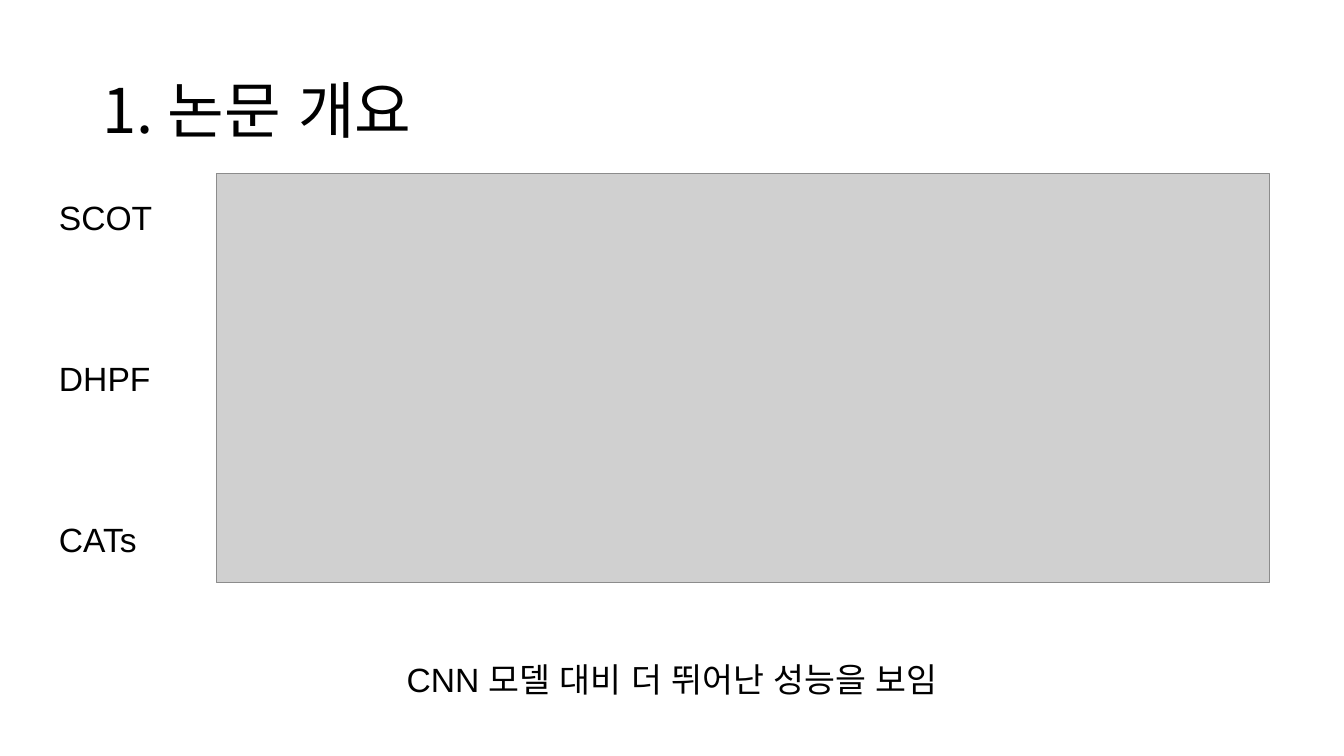
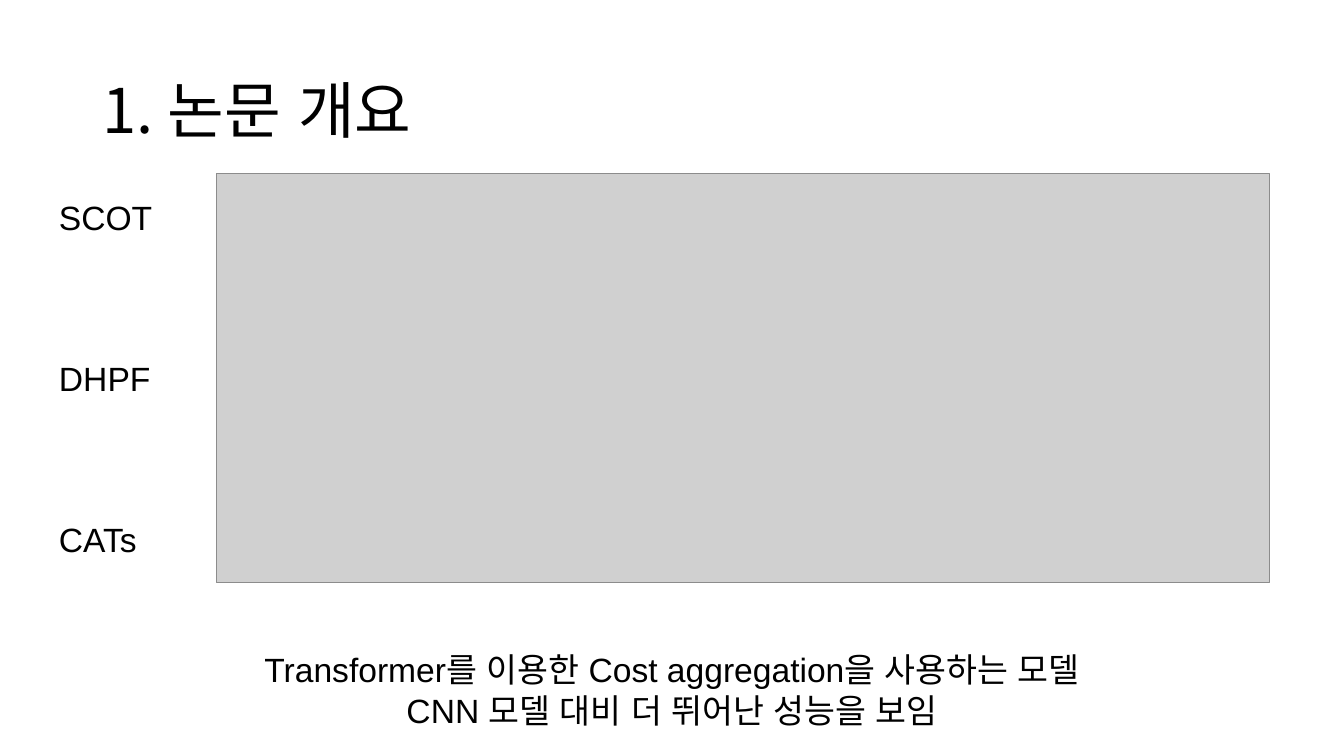
Before and after one commit to chroion/paper-review, a slide deck: slide 3 of CATs++ Boosting Cost Aggregation with Convolutions and Transformers/CATs++ Boosting Cost Aggregation with Convolutions and Transformers.pptx. Drawn at 1344x756 pixels with LibreOffice and Linux fonts; fonts in the diff are those of the drawing; grey boxes stand for pictures. Boxes give left, top, right and bottom in pixels: in the first picture for what was removed or moved away, otherwise in the second. Text is boxed around its words. In the diff, an @@ line names an element or a change of style, - is before the commit and + after.

```diff
--- a/CATs++ Boosting Cost Aggregation with Convolutions and Transformers/CATs++ Boosting Cost Aggregation with Convolutions and Transformers.pptx
+++ b/CATs++ Boosting Cost Aggregation with Convolutions and Transformers/CATs++ Boosting Cost Aggregation with Convolutions and Transformers.pptx
@@ text at (264, 654, 1080, 726): text changed @@
-CNN 모델 대비 더 뛰어난 성능을 보임
+Transformer를 이용한 Cost aggregation을 사용하는 모델
+CNN 모델 대비 더 뛰어난 성능을 보임
```
Also in this commit, not shown: 5 other slides changed, 15 slides added.
